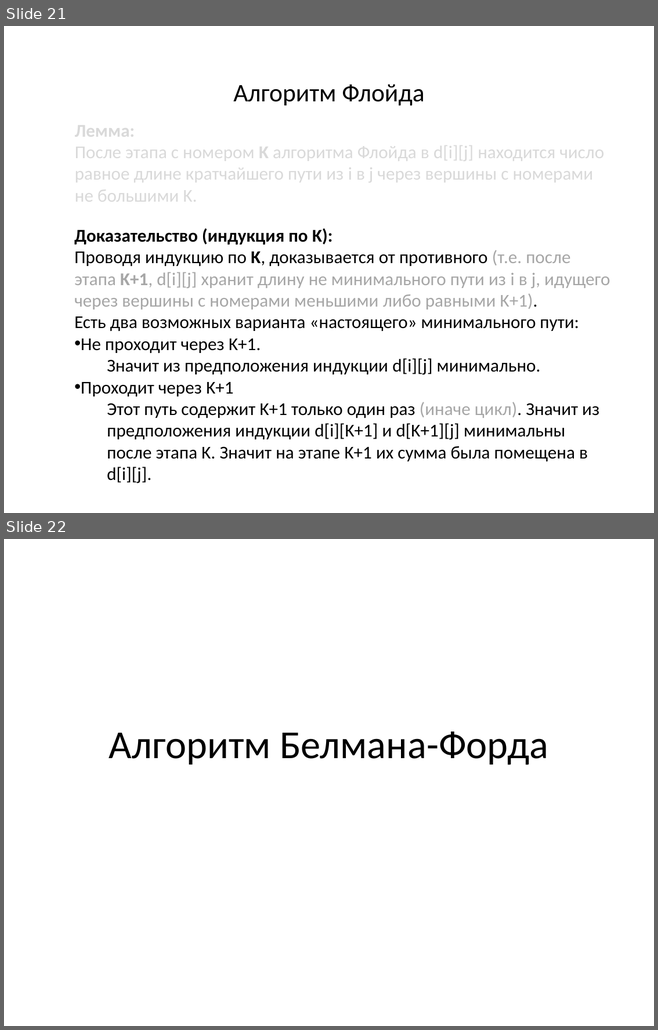
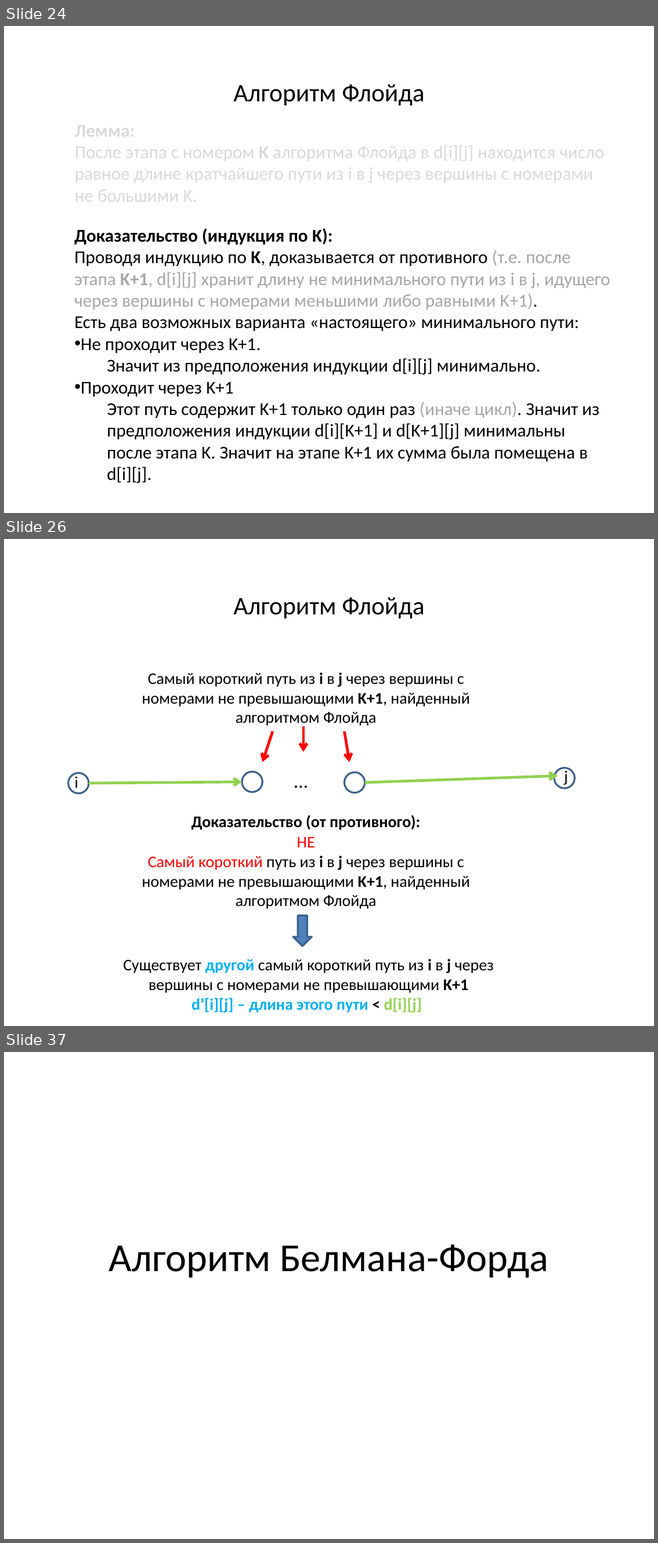
Before and after one commit to SteinbergOB/ANG, a slide deck: Презентации/Лекция 3.pptx. Shown one above the other, each under a label of ours: slides 21 and 22 before the commit, slides 24, 26 and 37 after it; the slides between them are not shown. The pictures are 658x1030 and 658x1543 pixels, drawn with LibreOffice and Linux fonts; fonts in the diff are those of the drawing. Boxes give left, top, right and bottom in pixels: in the first picture for what was removed or moved away, otherwise in the second. Text is boxed around its words. In the diff, an @@ line names an element or a change of style, - is before the commit and + after.

```diff
--- a/Презентации/Лекция 3.pptx
+++ b/Презентации/Лекция 3.pptx
@@ slide 26 added at [4, 539, 654, 1026], background #FFFFFF @@
@@ text added at [233, 597, 424, 618], 28 pt, text #000000 @@
+Алгоритм Флойда
@@ text added at [142, 672, 469, 727], 18 pt, text #000000 @@
+Самый короткий путь из i в j через вершины с номерами не превышающими K+1, найденный алгоритмом Флойда
@@ arrow added from (303, 726) to (303, 752), #FF0000 3 pt @@
@@ arrow added from (273, 732) to (263, 762), #FF0000 3 pt @@
@@ arrow added from (344, 732) to (349, 762), #FF0000 3 pt @@
@@ ellipse added at [68, 773, 89, 793], fill #FFFFFF, outline #3A5F8C 2 pt @@
@@ text added at [75, 774, 78, 788], 18 pt, text #000000 @@
+i
@@ arrow added from (89, 783) to (242, 782), #92D050 3 pt @@
@@ ellipse added at [242, 772, 262, 792], fill #FFFFFF, outline #3A5F8C 2 pt @@
@@ text added at [278, 767, 324, 792], 21.7 pt, text #000000 @@
+…
@@ ellipse added at [344, 772, 365, 792], fill #FFFFFF, outline #3A5F8C 2 pt @@
@@ arrow added from (365, 783) to (557, 776), #92D050 3 pt @@
@@ ellipse added at [554, 768, 574, 788], fill #FFFFFF, outline #3A5F8C 2 pt @@
@@ text added at [564, 769, 568, 785], 18 pt, text #000000 @@
+j
@@ text added at [191, 815, 420, 830], 18 pt, text #000000, bold @@
+Доказательство (от противного):
@@ text added at [142, 837, 469, 909], 18 pt, text #000000 @@
+НЕ
+Самый короткий путь из i в j через вершины с номерами не превышающими K+1, найденный алгоритмом Флойда
@@ down arrow added at [293, 916, 312, 946], fill #4F81BD, outline #3A5F8C 2 pt @@
@@ text added at [123, 959, 494, 1013], 18 pt, text #000000 @@
+Существует другой самый короткий путь из i в j через вершины с номерами не превышающими K+1
+d’[i][j] – длина этого пути < d[i][j]
@@ what was slide 21 is now slide 24 @@
@@ what was slide 22 is now slide 37 @@
```
Also in this commit, not shown: 8 slides changed, 16 other slides added, 3 other files.
